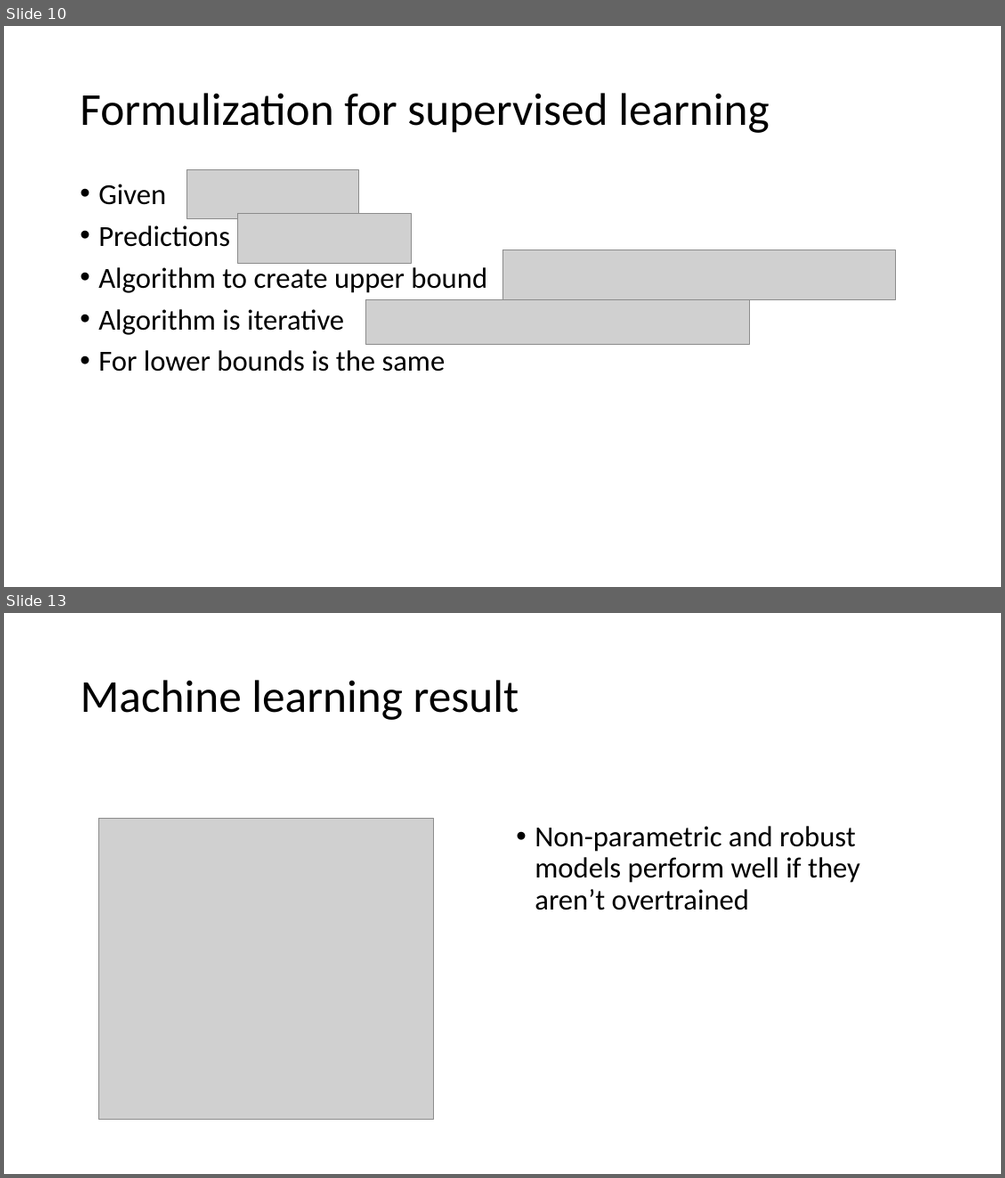
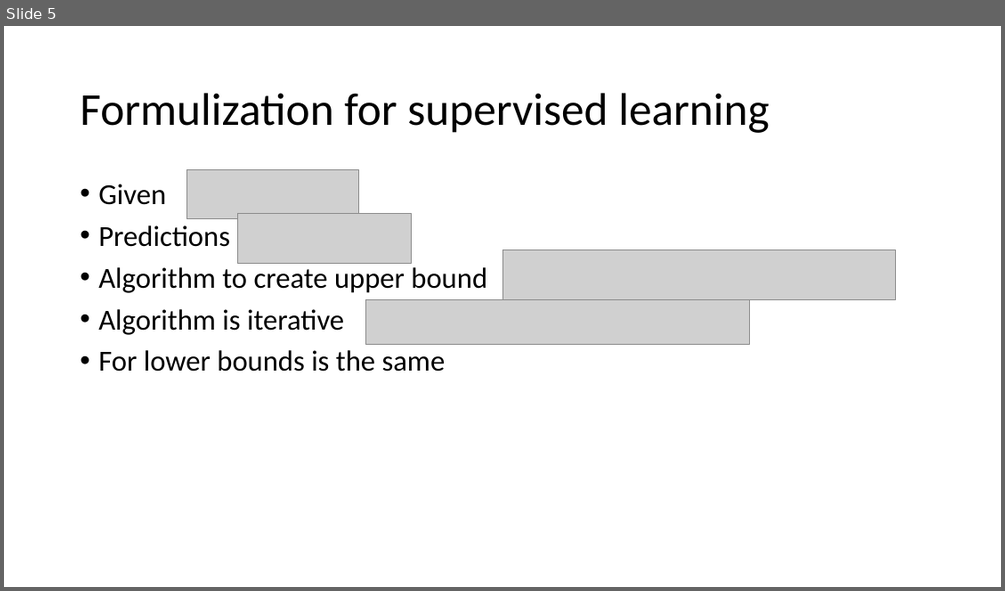
Before and after one commit to NickThe1/kbtu-data-visualization, a slide deck: distrib.pptx. Shown one above the other, each under a label of ours: slides 10 and 13 before the commit, slide 5 after it; the slides between them are not shown. The pictures are 1005x1178 and 1005x591 pixels, drawn with LibreOffice and Linux fonts; fonts in the diff are those of the drawing; grey boxes stand for pictures. Boxes give left, top, right and bottom in pixels: in the first picture for what was removed or moved away, otherwise in the second. Text is boxed around its words. In the diff, an @@ line names an element or a change of style, - is before the commit and + after.

```diff
--- a/distrib.pptx
+++ b/distrib.pptx
@@ slide 13 removed at box(4, 613, 1001, 1174), background #FFFFFF @@
@@ title removed at box(81, 680, 519, 720) @@
-Machine learning result
@@ picture removed at box(99, 818, 434, 1119) @@
@@ text removed at box(534, 826, 860, 910) @@
-• Non-parametric and robust models perform well if they aren’t overtrained
@@ what was slide 10 is now slide 5 @@
```
Also in this commit, not shown: 2 slides changed, 3 slides added, 7 other slides removed, 3 other files.
